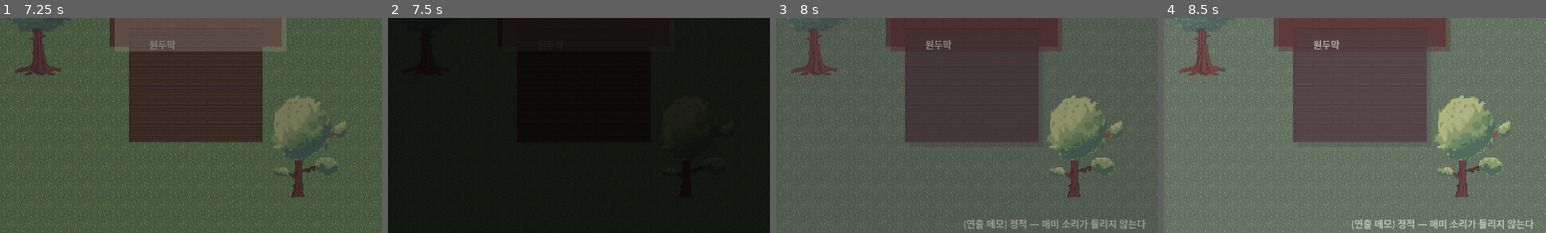
Above: before the commit, frames 1-4 (left to right).
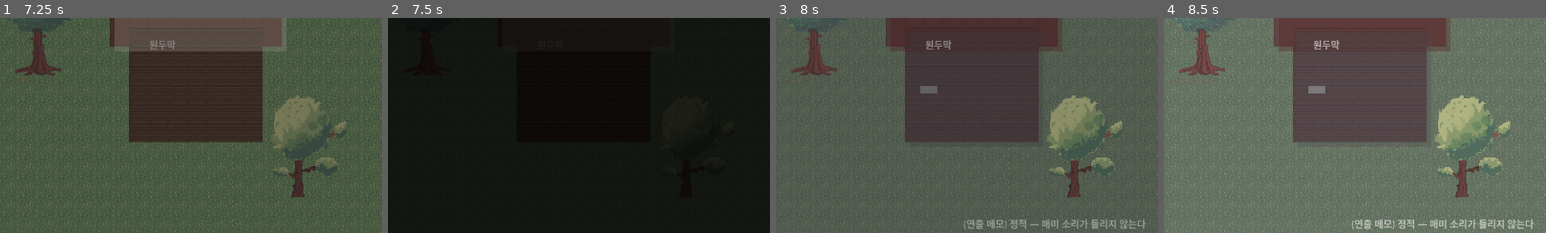
Above: after the commit, the same moments.

Repository: YGseok/ProjectS
Game: Godot game, scene res://scenes/chapter1_intro.tscn
The game is run twice, just before and just after one commit, with the same random seed, the same clock (stepped at 60 frames per second) and the same inputs.
Inputs (mouse positions are % of the whole screen's width and height, from its top left):
- Up to frame 1 (7.25 s): tap Enter (ui_accept) at 0.5, 0.6, 0.77, 1.07, 1.52, 1.55, 1.82, 2.3, 3.02, 3.05, 3.32, 3.6, 3.77, 4.07, 4.52, 4.55, 4.82, 5.3, 6.02, 6.05, 6.32, 6.6, 6.77, 7.07 s; move the mouse to (72, 45) at 0.52 s; hold Right (ui_right) 0.53-1.28 s; click (72, 45) at 0.67 s; move the mouse to (30, 55) at 1.27 s; hold Down (ui_down) 1.28-2.03 s; tap 1 at 1.35, 4.35 s; click (30, 55) at 1.42 s; move the mouse to (60, 28) at 2.02 s; hold Right (ui_right) 2.03-2.78 s; tap 2 at 2.1, 5.1 s; click (60, 28) at 2.17 s; move the mouse to (45, 70) at 2.77 s; hold Up (ui_up) 2.78-3.53 s; tap 3 at 2.85, 5.85 s; click (45, 70) at 2.92 s; move the mouse to (80, 65) at 3.52 s; hold Left (ui_left) 3.53-5.03 s; click (80, 65) at 3.67 s; move the mouse to (20, 35) at 4.27 s; click (20, 35) at 4.42 s; move the mouse to (55, 50) at 5.02 s; hold Down (ui_down) 5.03-5.78 s; click (55, 50) at 5.17 s; move the mouse to (35, 25) at 5.77 s; hold Right (ui_right) 5.78-6.53 s; click (35, 25) at 5.92 s; move the mouse to (72, 45) at 6.52 s; hold Up (ui_up) from 6.53 s (still down); click (72, 45) at 6.67 s
- Up to frame 2 (7.5 s): move the mouse to (30, 55) at 7.27 s; release Up (ui_up) at 7.28 s; hold Right (ui_right) from 7.28 s (still down); tap 1 at 7.35 s; click (30, 55) at 7.42 s
- Up to frame 3 (8 s): keep holding Right (ui_right); tap Enter (ui_accept) at 7.52, 7.55, 7.82 s
- Up to frame 4 (8.5 s): move the mouse to (60, 28) at 8.02 s; release Right (ui_right) at 8.03 s; hold Down (ui_down) from 8.03 s (still down); tap 2 at 8.1 s; click (60, 28) at 8.17 s; tap Enter (ui_accept) at 8.3 s
The pictures show only the part of the screen within x 50-100%, y 50-100%; the shares and areas given below are measured in that part.

Frames 1-2 are identical in both runs. In frame 3, 0.2% of the frame differs, in the area x 37-43%, y 31-36%; in frame 4, 0.2%.

Commit message:
v0.22: 원두막 마루에 분위기용 발판 배치
레벨 디자인/배치를 사람이 위임(2026-09-14). pressure_plate.gd(범용
발판, 2026-09-08 제작 후 미배치)를 상속한 pressure_plate_flavor.gd
신설 - 밟으면 대사 한 줄을 one_shot으로 자동 발동. chapter1_dream.tscn
원두막 마루(896,480, 지붕 콜리전 밖)에 배치, "마루 밑에서 삐걱- 소리가
났다. 아무도 없는데." DESIGN.md §5에 신규 채택 기록. 신규 테스트
test_pressure_plate_placement.gd. 전체 25종 + QA 7개 씬 재통과.

Co-Authored-By: Claude Sonnet 5 <noreply@anthropic.com>

Diff:
--- a/scenes/chapter1_dream.tscn
+++ b/scenes/chapter1_dream.tscn
@@ -21,6 +21,7 @@
 [ext_resource type="Texture2D" path="res://assets/props/main_tileset_props/jar.png" id="20_jar_tex"]
 [ext_resource type="PackedScene" path="res://scenes/common/ObjectiveHint.tscn" id="21_objective_hint"]
 [ext_resource type="Script" path="res://scripts/chapter1_dream_entry.gd" id="22_dream_entry"]
+[ext_resource type="Script" path="res://scripts/pressure_plate_flavor.gd" id="23_plate"]
 
 [sub_resource type="LabelSettings" id="LabelSettings_action_prompt"]
 font_size = 16
@@ -226,6 +227,19 @@
 offset_bottom = 16.0
 mouse_filter = 2
 color = Color(0.9, 0.9, 0.85, 0.55)
+
+[node name="CreakyBoardPlate" type="Node2D" parent="."]
+position = Vector2(896, 480)
+script = ExtResource("23_plate")
+line = "마루 밑에서 삐걱- 소리가 났다. 아무도 없는데."
+
+[node name="Visual" type="ColorRect" parent="CreakyBoardPlate"]
+offset_left = -14.0
+offset_top = -6.0
+offset_right = 14.0
+offset_bottom = 6.0
+mouse_filter = 2
+color = Color(0.5, 0.5, 0.5, 0.9)
 
 [node name="YSortObjects" type="Node2D" parent="."]
 y_sort_enabled = true
--- a/scripts/pressure_plate.gd
+++ b/scripts/pressure_plate.gd
@@ -3,9 +3,12 @@
 ## 재사용 가능한 발판/풋 스위치 컴포넌트 — 상호작용 키 없이, 플레이어가
 ## 범위 안에 들어오면 자동으로 눌리고 벗어나면 원래대로 돌아온다. 사람
 ## 피드백(2026-09-08 "인터렉션 오브젝트나 풋 스위치 등, 무언가가 더
-## 필요하다")에 대응한 범용 부품이다 — 아직 챕터 1의 특정 퍼즐에 실제로
-## 연결하지는 않았다. 어디에 어떤 효과(문이 열림, 소리가 남 등)로 쓸지는
-## 레벨 디자인 결정이 필요해서 컴포넌트만 만들어두고 배치는 보류했다.
+## 필요하다")에 대응한 범용 부품이다. **2026-09-14 사람 확인으로 배치
+## 결정을 위임받음** — `pressure_plate_flavor.gd`(이 클래스 상속)가
+## `chapter1_dream.tscn`의 원두막 마루에 실제로 배치돼 순수 분위기 대사
+## 한 줄을 트리거한다(아래 완료 기록/DESIGN.md §5 참고). 이 기본
+## 클래스 자체는 여전히 범용 부품 — 다른 효과(문이 열림 등)가 필요해지면
+## 새 하위 클래스를 또 만들면 된다.
 ##
 ## one_shot=false(기본): 밟고 있는 동안만 눌린 상태 유지, 벗어나면
 ## released 시그널(딛고 서 있어야 하는 발판 — 놓으면 문이 닫히는 식).
--- /dev/null
+++ b/scripts/pressure_plate_flavor.gd
@@ -0,0 +1,18 @@
+extends PressurePlate
+class_name PressurePlateFlavor
+## 순수 분위기용 발판 — 밟으면 짧은 대사 한 줄을 딱 한 번만 보여준다.
+## 사람 피드백(2026-09-08 "인터렉션 오브젝트나 풋 스위치 등, 무언가가
+## 더 필요하다", 2026-09-14 "레벨 디자인 및 배치는 임의로 일임")에
+## 대한 대응 — `scenery_flavor.gd`와 같은 철학으로, 새로운 진상/사건이
+## 아니라 순수 환경 디테일 텍스트만 추가한다. `one_shot`을 강제로 켜서
+## 반복 트리거되지 않게 한다(문이 열리는 등 반복 가능한 효과가
+## 필요해지면 `PressurePlate`를 직접 쓰는 별도 하위 클래스를 만들 것).
+
+@export var line: String = "..."
+
+func _ready() -> void:
+	one_shot = true
+	pressed.connect(_on_pressed)
+
+func _on_pressed() -> void:
+	DialogueSystem.start_dialogue([line])
--- /dev/null
+++ b/tests/test_pressure_plate_placement.gd
@@ -0,0 +1,129 @@
+extends SceneTree
+## 자동 상호작용 테스트 — chapter1_dream.tscn 원두막 마루에 배치한
+## 분위기용 발판(CreakyBoardPlate, scripts/pressure_plate_flavor.gd)이
+## 실제로 도달 가능한 위치에 있고, 밟으면 지정한 대사가 한 번만 뜨는지
+## 검증한다(사람 피드백, 2026-09-08 "인터렉션 오브젝트... 무언가가 더
+## 필요하다", 2026-09-14 "레벨 디자인 및 배치는 임의로 일임").
+##
+## 실행: godot4 --headless --script res://tests/test_pressure_plate_placement.gd --path <project>
+
+var _player: Node2D
+var _all_passed := true
+
+func _initialize() -> void:
+	root.get_node("Chapter1Progress").chapter_started = true
+
+	change_scene_to_file("res://scenes/chapter1_dream.tscn")
+	await process_frame
+	await process_frame
+
+	_player = get_first_node_in_group("player")
+	var dialogue: Node = root.get_node("DialogueSystem")
+	var plate: Node2D = current_scene.get_node("CreakyBoardPlate")
+	_assert(_player != null, "player 그룹 노드를 찾음")
+	_assert(plate != null, "CreakyBoardPlate 노드를 찾음")
+	if _player == null or plate == null:
+		_finish()
+		return
+
+	# 스폰(608,160)에서 발판(896,480)까지 이동 — 곧장 내려가면 원두막
+	# 지붕 콜리전(x:832-1120, y:352-416)에 막히므로, 오른쪽으로 먼저
+	# 충분히 이동해 지붕을 지나친 뒤 내려가는 우회 경로를 쓴다.
+	await _move_to(Vector2(1152, 160))
+	await _move_to(Vector2(1152, 480))
+	await _move_to(Vector2(896, 480))
+	_assert(_player.position.is_equal_approx(Vector2(896, 480)),
+		"발판 자리까지 정상 이동, 실제: %s" % [_player.position])
+
+	await process_frame
+	await process_frame
+	_assert(plate.is_pressed(), "발판 위에 서면 눌림")
+	_assert(dialogue.is_active(), "발판을 밟으면 대사가 자동으로 뜸(상호작용 키 불필요)")
+	var label: Label = dialogue.get_node("Panel/Label")
+	_assert(label.text.find("삐걱") != -1, "대사 내용이 지정한 문구를 포함함, 실제: '%s'" % label.text)
+
+	# 대사를 닫고 발판에서 벗어났다가 다시 밟아도 one_shot이라 재발동
+	# 안 해야 한다.
+	await _send_action("ui_accept")
+	_assert(not dialogue.is_active(), "대사가 정상적으로 닫힘")
+
+	await _move_one_tile("ui_up")
+	await _move_one_tile("ui_down")
+	await process_frame
+	_assert(not dialogue.is_active(), "one_shot이라 다시 밟아도 대사가 재발동하지 않음")
+
+	_finish()
+
+
+## x축 우선 이동, 막히면 y축으로 우회 시도(다른 테스트들과 동일한 패턴).
+func _move_to(target: Vector2) -> void:
+	var guard := 0
+	while not _player.position.is_equal_approx(target) and guard < 100:
+		guard += 1
+		var diff := target - _player.position
+		var x_action := ""
+		var y_action := ""
+		if absf(diff.x) > 0.01:
+			x_action = "ui_right" if diff.x > 0 else "ui_left"
+		if absf(diff.y) > 0.01:
+			y_action = "ui_down" if diff.y > 0 else "ui_up"
+		if x_action == "" and y_action == "":
+			break
+		var before := _player.position
+		if x_action != "":
+			await _move_one_tile(x_action)
+		if _player.position.is_equal_approx(before) and y_action != "":
+			await _move_one_tile(y_action)
+		if _player.position.is_equal_approx(before):
+			break
+
+
+func _move_one_tile(action: String) -> void:
+	var press := InputEventAction.new()
+	press.action = action
+	press.pressed = true
+	Input.parse_input_event(press)
+	var start_guard := 0
+	while not _player._moving and start_guard < 10:
+		await process_frame
+		start_guard += 1
+	var release := InputEventAction.new()
+	release.action = action
+	release.pressed = false
+	Input.parse_input_event(release)
+	var move_guard := 0
+	while _player._moving and move_guard < 60:
+		await process_frame
+		move_guard += 1
+
+
+func _send_action(action: String) -> void:
+	var press := InputEventAction.new()
+	press.action = action
+	press.pressed = true
+	Input.parse_input_event(press)
+	await process_frame
+	await process_frame
+	var release := InputEventAction.new()
+	release.action = action
+	release.pressed = false
+	Input.parse_input_event(release)
+	await process_frame
+	await process_frame
+
+
+func _assert(condition: bool, description: String) -> void:
+	if condition:
+		print("[TEST] PASS - %s" % description)
+	else:
+		printerr("[TEST] FAIL - %s" % description)
+		_all_passed = false
+
+
+func _finish() -> void:
+	if _all_passed:
+		print("[TEST] ALL PASSED")
+		quit(0)
+	else:
+		printerr("[TEST] SOME FAILED")
+		quit(1)
Not shown, added: scripts/pressure_plate_flavor.gd.uid
Not shown, added: tests/test_pressure_plate_placement.gd.uid
Not shown, changed: docs/CHANGELOG.md
Not shown, changed: docs/DESIGN.md
Not shown, changed: docs/STATUS.md
Not shown, changed: docs/feedback/INBOX.md
